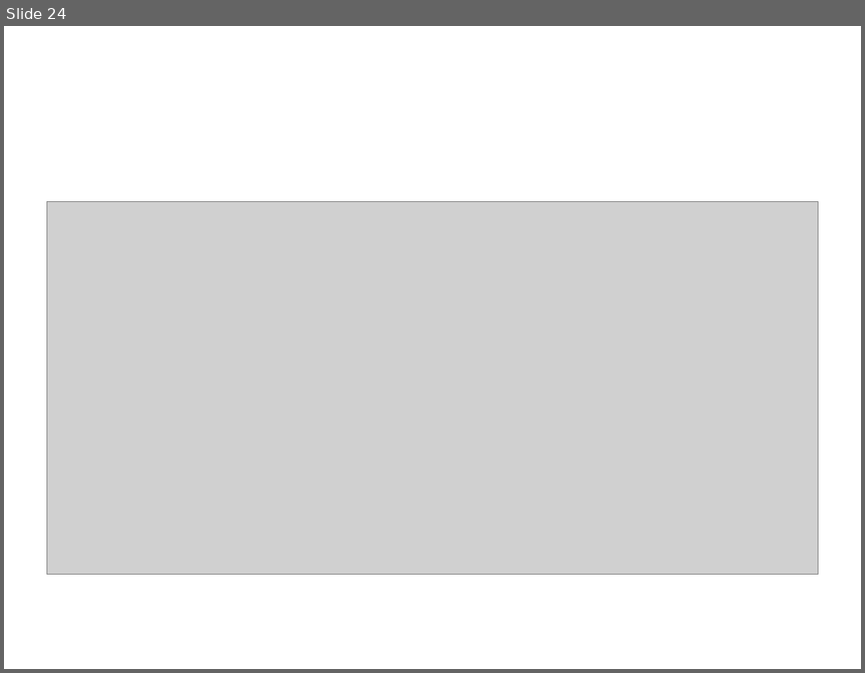
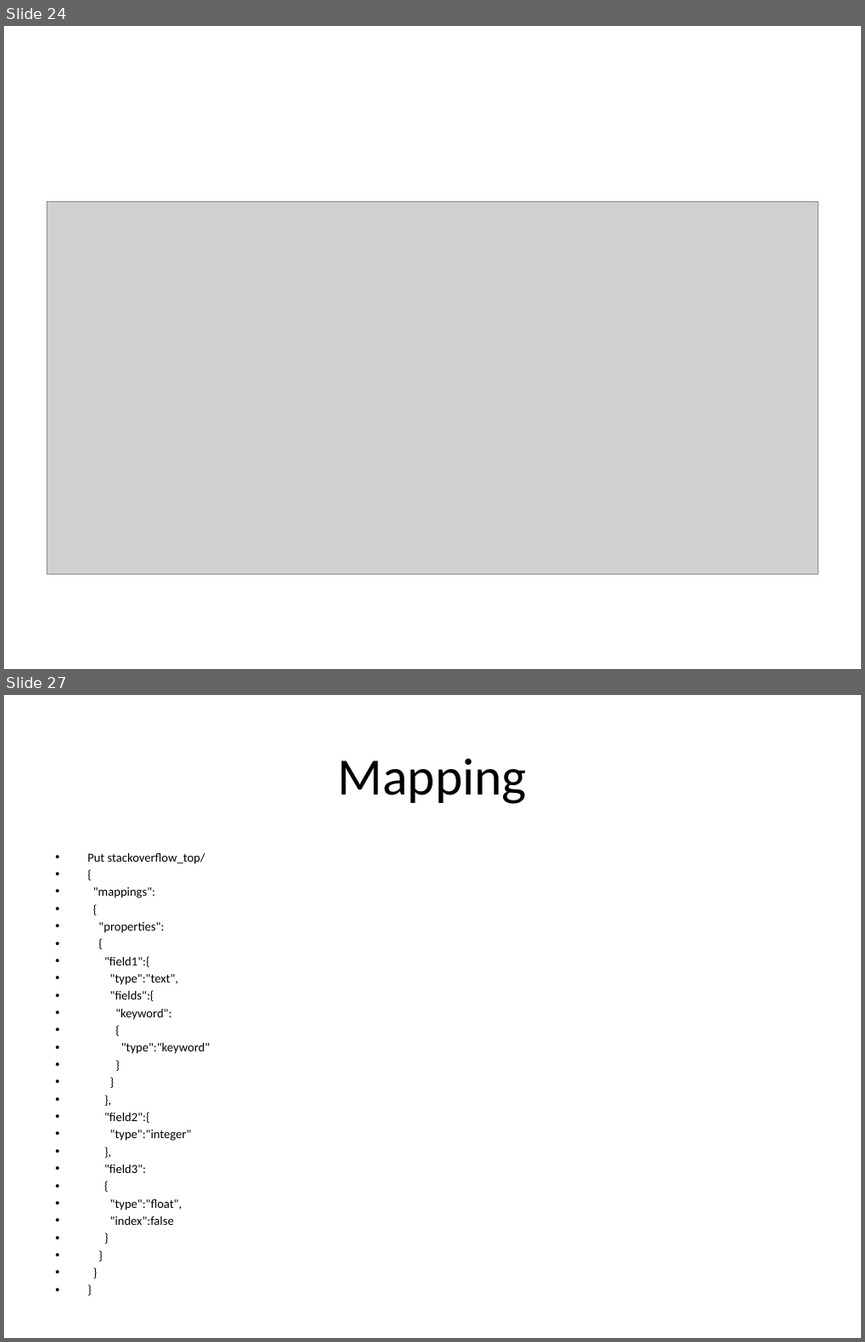
Before and after one commit to pavanarya/MySessions, a slide deck: Elastic Search - Copy.pptx. Shown one above the other, each under a label of ours: slide 24 before the commit, slides 24 and 27 after it; the slides between them are not shown. The pictures are 865x673 and 865x1342 pixels, drawn with LibreOffice and Linux fonts; fonts in the diff are those of the drawing; grey boxes stand for pictures. Boxes give left, top, right and bottom in pixels: in the first picture for what was removed or moved away, otherwise in the second. Text is boxed around its words. In the diff, an @@ line names an element or a change of style, - is before the commit and + after.

```diff
--- a/Elastic Search - Copy.pptx
+++ b/Elastic Search - Copy.pptx
@@ slide 27 added at box(4, 695, 861, 1338), background #FFFFFF @@
@@ title added at box(338, 758, 527, 804), 44 pt, text #000000 @@
+Mapping
@@ text added at box(87, 853, 210, 1225), 10.4 pt, text #000000 @@
+• Put stackoverflow_top/
+• {
+• "mappings":
+• {
+• "properties":
+• {
+• "field1":{
+• "type":"text",
+• "fields":{
+• "keyword":
+• {
+• "type":"keyword"
+• }
+• }
+• },
+• "field2":{
+• "type":"integer"
+• },
+• "field3":
+• {
+• "type":"float",
+• "index":false
+• }
+• }
+• }
+• }
```
Also in this commit, not shown: 10 other slides added, 2 slides removed, 1 other file.
